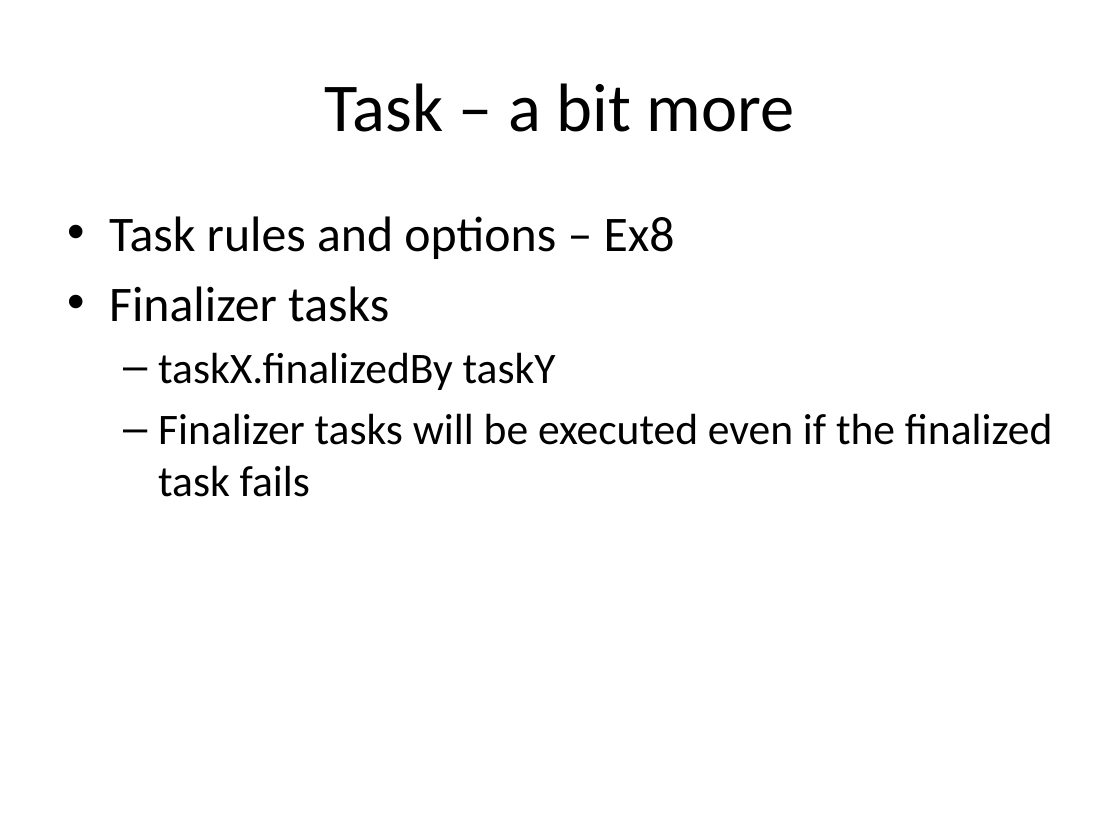
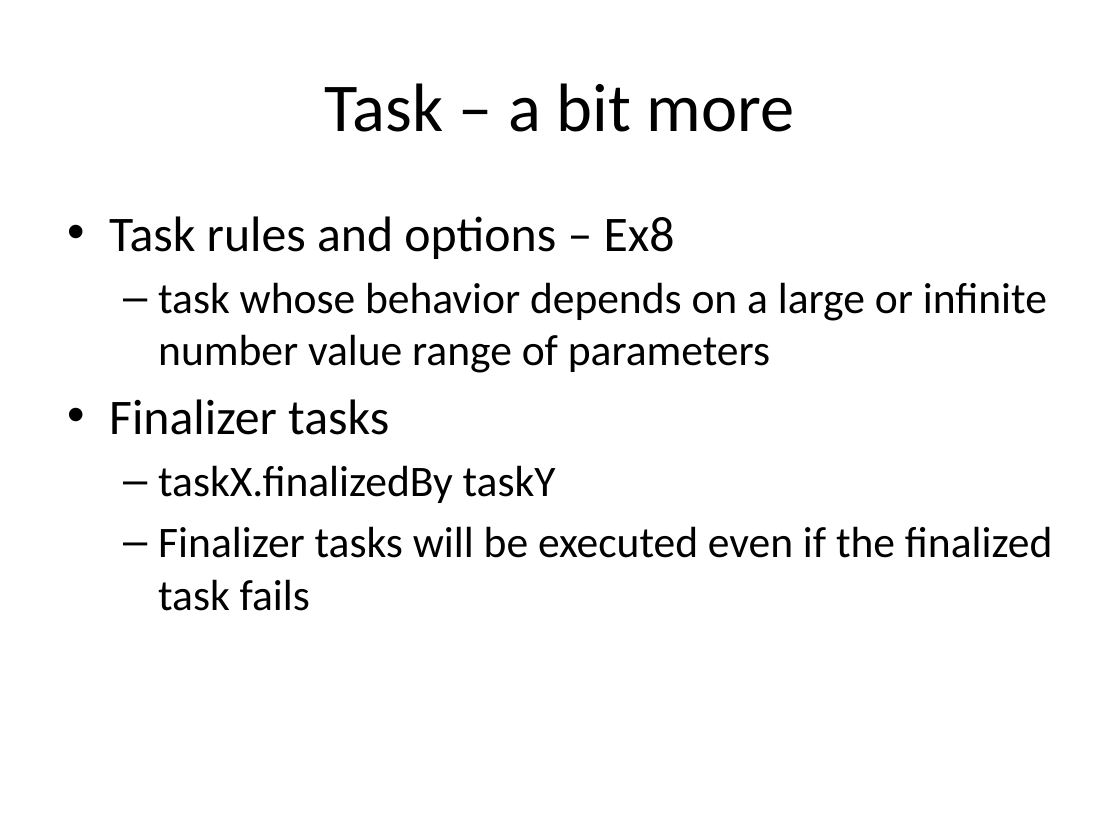
Before and after one commit to alaczynski/gradle-intoducion, a slide deck: slide 18 of Introduction to Gradle.pptx. Drawn at 1120x840 pixels with LibreOffice and Linux fonts; fonts in the diff are those of the drawing. Boxes give left, top, right and bottom in pixels: in the first picture for what was removed or moved away, otherwise in the second. Text is boxed around its words. In the diff, an @@ line names an element or a change of style, - is before the commit and + after.

Commit message:
improve task rules

```diff
--- a/Introduction to Gradle.pptx
+++ b/Introduction to Gradle.pptx
@@ text at [158, 282, 1047, 373]: paragraph added @@
+  – task whose behavior depends on a large or infinite number value range of parameters
```
Also in this commit, not shown: 1 other slide changed.
